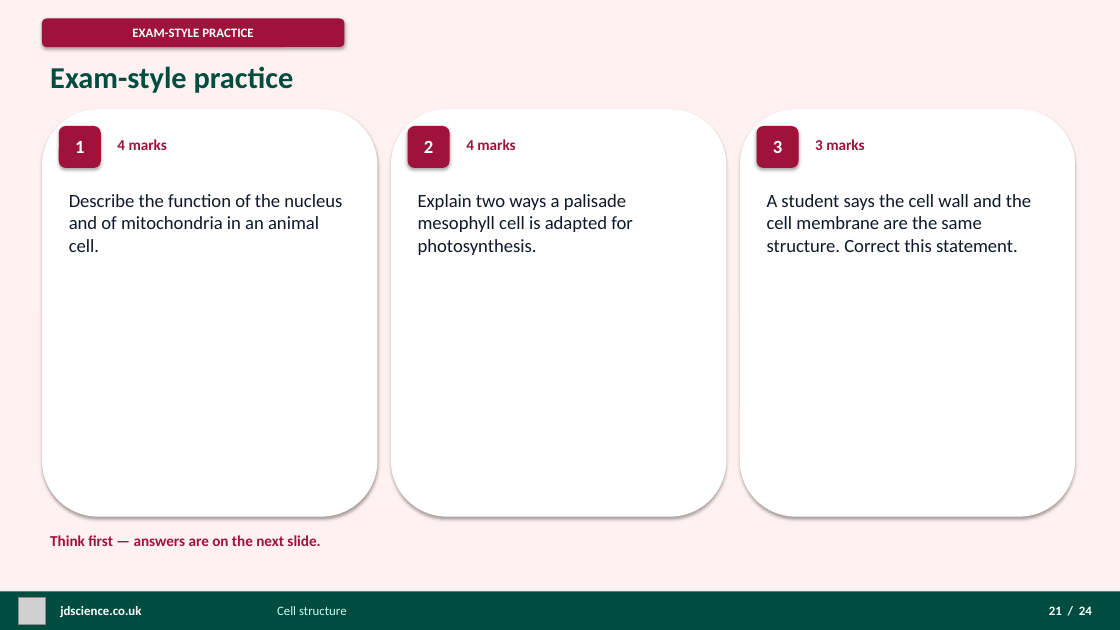
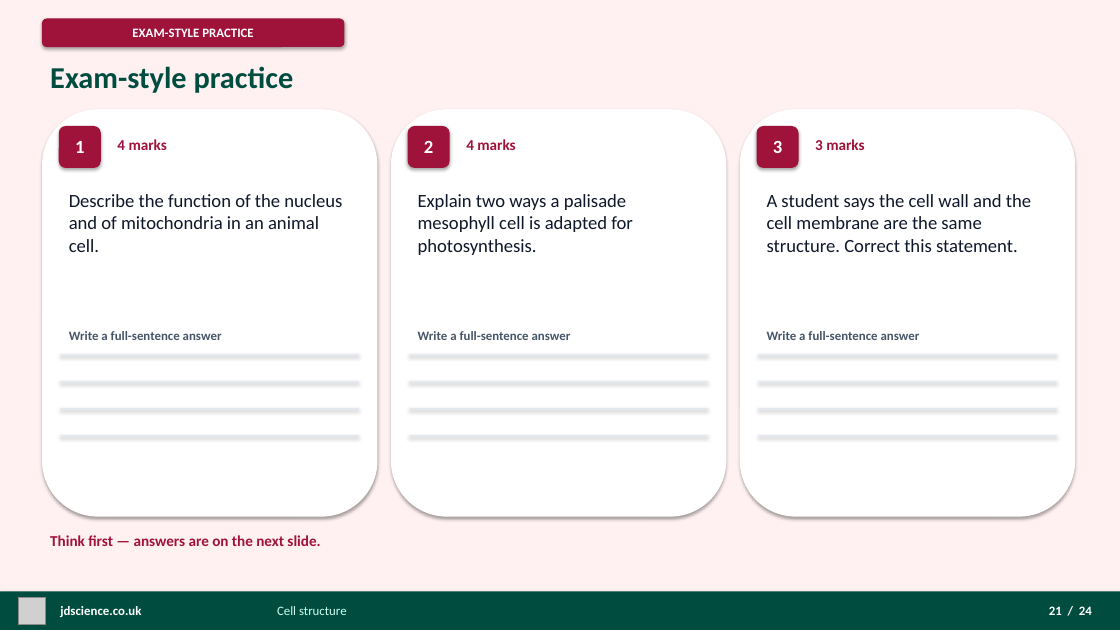
Before and after one commit to moky107/jdscience-website, a slide deck: slide 21 of content/lessons/cell-structure/btec-unit-1-biology-cell-structure.pptx. Drawn at 1120x630 pixels with LibreOffice and Linux fonts; fonts in the diff are those of the drawing; grey boxes stand for pictures. Boxes give left, top, right and bottom in pixels: in the first picture for what was removed or moved away, otherwise in the second. Text is boxed around its words. In the diff, an @@ line names an element or a change of style, - is before the commit and + after.

```diff
--- a/content/lessons/cell-structure/btec-unit-1-biology-cell-structure.pptx
+++ b/content/lessons/cell-structure/btec-unit-1-biology-cell-structure.pptx
@@ rectangle added at box(60, 355, 359, 356), fill #E2E8F0 @@
@@ text added at box(69, 331, 222, 340), 11 pt, text #475569, bold @@
+Write a full-sentence answer
@@ rectangle added at box(409, 355, 707, 356), fill #E2E8F0 @@
@@ text added at box(418, 331, 571, 340), 11 pt, text #475569, bold @@
+Write a full-sentence answer
@@ rectangle added at box(759, 355, 1057, 356), fill #E2E8F0 @@
@@ text added at box(767, 331, 920, 340), 11 pt, text #475569, bold @@
+Write a full-sentence answer
@@ rectangle added at box(60, 381, 359, 383), fill #E2E8F0 @@
@@ rectangle added at box(409, 381, 707, 383), fill #E2E8F0 @@
@@ rectangle added at box(759, 381, 1057, 383), fill #E2E8F0 @@
@@ rectangle added at box(60, 408, 359, 410), fill #E2E8F0 @@
@@ rectangle added at box(409, 408, 707, 410), fill #E2E8F0 @@
@@ rectangle added at box(759, 408, 1057, 410), fill #E2E8F0 @@
@@ rectangle added at box(60, 435, 359, 437), fill #E2E8F0 @@
@@ rectangle added at box(409, 435, 707, 437), fill #E2E8F0 @@
@@ rectangle added at box(759, 435, 1057, 437), fill #E2E8F0 @@
```
Also in this commit, not shown: 2 other slides changed, 42 other files.
